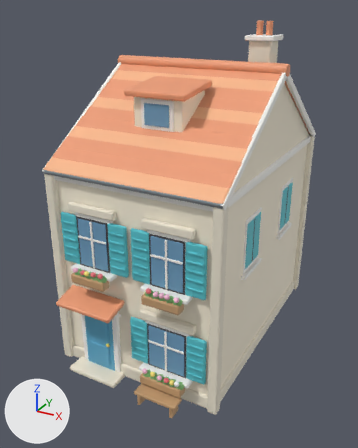
The Blender file source-art/bayview/terrace_f.blend, before and after one commit.
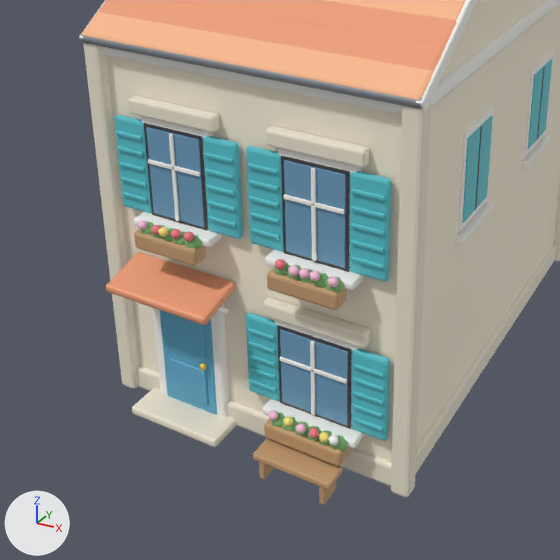
Old and new are each drawn whole from a 50 mm camera at (7.28, -14.43, 11.02) aimed at (-0.26, -0.73, 4.17) and again close up on the part from 0% to 83% of the width and 34% to 100% of the height. Every picture has the same lights, and +X, +Y and +Z are marked at lower left. The first two pictures are the older version.

In view in the first close-up: 'Visual'.
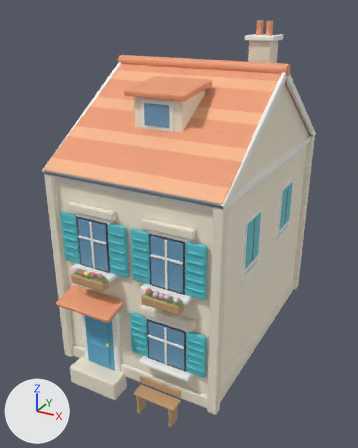
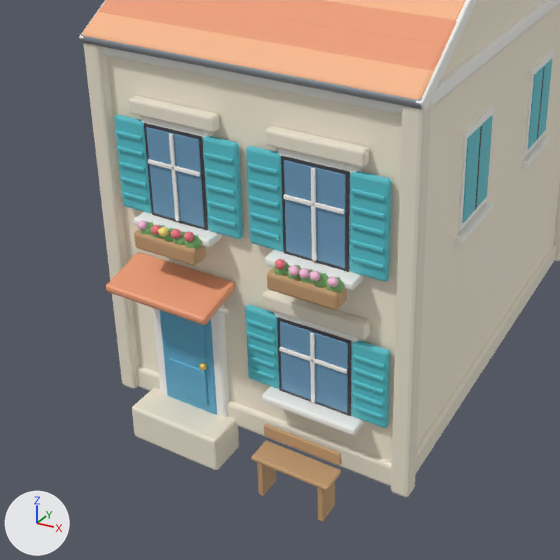
Diff of the bpy script that builds the scene:
```diff
--- a/source-art/bayview/terrace_f.blend.py
+++ b/source-art/bayview/terrace_f.blend.py
@@ me_cube @@
-me_cube.from_pydata(...)  # 8804 vertices, 8700 faces; spans x -2.91..2.91, y -4.92..4.7, z -3.34..7.33
+me_cube.from_pydata(...)  # 8604 vertices, 8406 faces; spans x -2.91..2.91, y -4.97..4.4, z -3.8..7.33
+# me_cube part 1: a new loose piece, a box spanning x 0.55..1.85, y -4.155..-4.135, z -2.1..-0.7, in mat_black (dark grey #3f3f45)
+# me_cube part 2: the loose piece of 56 vertices spanning x 0.3..2.1, y -4.2..-4.0, z -0.73..-0.47 is moved by (0.0, 0.0, 0.15)
+# me_cube part 3: the loose piece of 56 vertices spanning x 0.45..1.95, y -4.13..-3.95, z -2.45..-0.75 is scaled about its middle by (1, 1, 0.939), then moved by (0.0, 0.0, 0.2)
+# me_cube part 4: the loose piece of 56 vertices spanning x 0.6..1.8, y -4.17..-4.13, z -2.3..-0.9 is scaled about its middle by (1, 1, 0.928), then moved by (0.0, 0.0, 0.2)
+# me_cube part 5: the loose piece of 56 vertices spanning x 1.17..1.24, y -4.21..-4.17, z -2.3..-0.9 is scaled about its middle by (1, 1, 0.928), then moved by (0.0, 0.0, 0.2)
+# me_cube part 6: the loose piece of 56 vertices spanning x 0.6..1.8, y -4.21..-4.17, z -1.47..-1.4 is moved by (0.0, 0.0, 0.19)
+# me_cube part 7: the loose piece of 56 vertices spanning x 0.35..2.05, y -4.4..-4.04, z -2.49..-2.35 is moved by (0.0, 0.0, 0.25)
+# me_cube part 8: the loose piece of 56 vertices spanning x -0.07..0.55, y -4.16..-4.04, z -2.36..-0.84 is scaled about its middle by (1, 1, 0.932), then moved by (0.0, 0.0, 0.2)
+# me_cube part 9: the loose piece of 56 vertices spanning x -0.02..0.5, y -4.2..-4.15, z -2.14..-2.07 is moved by (0.0, 0.0, 1.17)
+# me_cube part 10: the loose piece of 56 vertices spanning x 1.85..2.47, y -4.16..-4.04, z -2.36..-0.84 is scaled about its middle by (1, 1, 0.932), then moved by (0.0, 0.0, 0.2)
+# me_cube part 11: the loose piece of 56 vertices spanning x 1.9..2.42, y -4.2..-4.15, z -2.14..-2.07 is moved by (0.0, 0.0, 1.17)
+# me_cube part 12: the loose piece of 56 vertices spanning x 0.5..1.9, y -4.92..-4.47, z -2.94..-2.82 is scaled about its middle by (1, 1, 0.565), then moved by (0.0, -0.05, 0.0)
+# me_cube part 13: the loose piece of 56 vertices spanning x 0.6..0.7, y -4.9..-4.5, z -3.3..-2.9 is scaled about its middle by (1, 1, 1.79), then moved by (0.0, -0.05, -0.15)
+# me_cube part 14: the loose piece of 56 vertices spanning x 1.7..1.8, y -4.9..-4.5, z -3.3..-2.9 is scaled about its middle by (1, 1, 1.79), then moved by (0.0, -0.05, -0.15)
+# me_cube part 15: the loose piece of 56 vertices spanning x 0.5..1.9, y -4.59..-4.25, z -2.77..-2.47 is rebuilt with 56 vertices and now spans x 0.5..1.9, y -4.58..-4.52, z -2.73..-2.51
+# me_cube part 16: 13 loose pieces with 200 vertices, spanning x 0.45..2.15, y -4.63..4.7, z -3.3..-2.2, are deleted
+# me_cube part 17: 80 vertices moved from x -2.2..2.42, y -4.7..-4.0, z -3.3..-1.38 to x -2.2..2.42, y -4.7..-4.0, z -3.8..-1.38; 340 vertices removed from x -0.02..2.42, y -4.2..-4.13, z -2.35..-0.85; 332 vertices added at x -0.02..2.42, y -4.2..-4.15, z -1.9..-1.14
 me_cube.materials.append(mat_tint_wall)
@@ me_cube @@
 me_cube.materials.append(mat_flowerred)
-me_cube.materials.append(mat_flowerwhite)  # white #fffffc
```

Location of each change, [x1, y1, x2, y2] in pixels of the close-ups (560 x 560 px; the box of a moved part takes in the faces that stretch with it):
'Visual', reshaped
    before: [79, 0, 560, 505]
    after: [79, 0, 560, 522]
part 1 of me_cube, added
    after: [277, 317, 352, 416]
part 2 of me_cube, moved or reshaped
    before: [263, 298, 370, 348]
    after: [263, 289, 370, 340]
part 3 of me_cube, moved or reshaped (mostly hidden)
    before: [274, 319, 362, 428]
    after: [274, 311, 362, 416]
part 4 of me_cube, moved or reshaped
    before: [280, 329, 348, 426]
    after: [280, 321, 348, 413]
part 5 of me_cube, moved or reshaped
    before: [310, 341, 315, 415]
    after: [310, 333, 315, 402]
part 6 of me_cube, moved or reshaped
    before: [280, 357, 347, 384]
    after: [279, 347, 347, 374]
part 7 of me_cube, moved or reshaped
    before: [262, 399, 364, 448]
    after: [262, 386, 364, 435]
part 8 of me_cube, moved or reshaped
    before: [246, 313, 280, 401]
    after: [245, 305, 279, 389]
part 9 of me_cube, moved or reshaped
    before: [249, 379, 276, 392]
    after: [246, 319, 274, 332]
part 10 of me_cube, moved or reshaped
    before: [352, 349, 390, 441]
    after: [352, 341, 390, 428]
part 11 of me_cube, moved or reshaped
    before: [352, 417, 383, 432]
    after: [353, 354, 384, 369]
part 12 of me_cube, moved or reshaped
    before: [253, 438, 343, 490]
    after: [251, 441, 341, 491]
part 13 of me_cube, moved or reshaped
    before: [259, 462, 274, 479]
    after: [257, 463, 276, 496]
part 14 of me_cube, moved or reshaped
    before: [319, 482, 336, 505]
    after: [318, 482, 335, 522]
part 15 of me_cube, rebuilt
    before: [264, 419, 349, 466]
    after: [264, 424, 342, 465]
part 16 of me_cube, deleted
    before: [268, 410, 348, 452]
part 17 of me_cube, moved or reshaped
    before: [132, 325, 384, 446]
    after: [132, 331, 384, 469]
